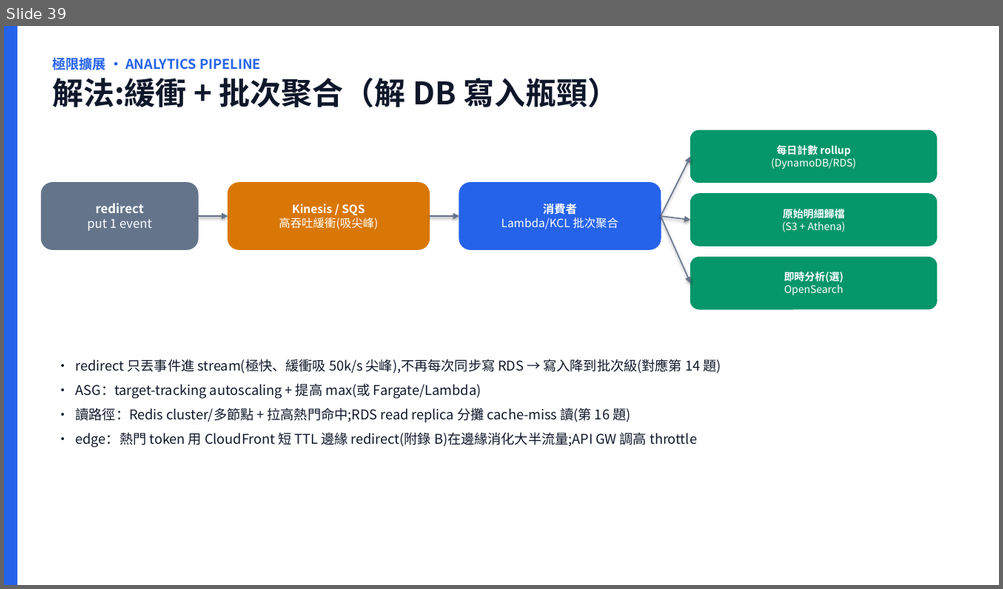
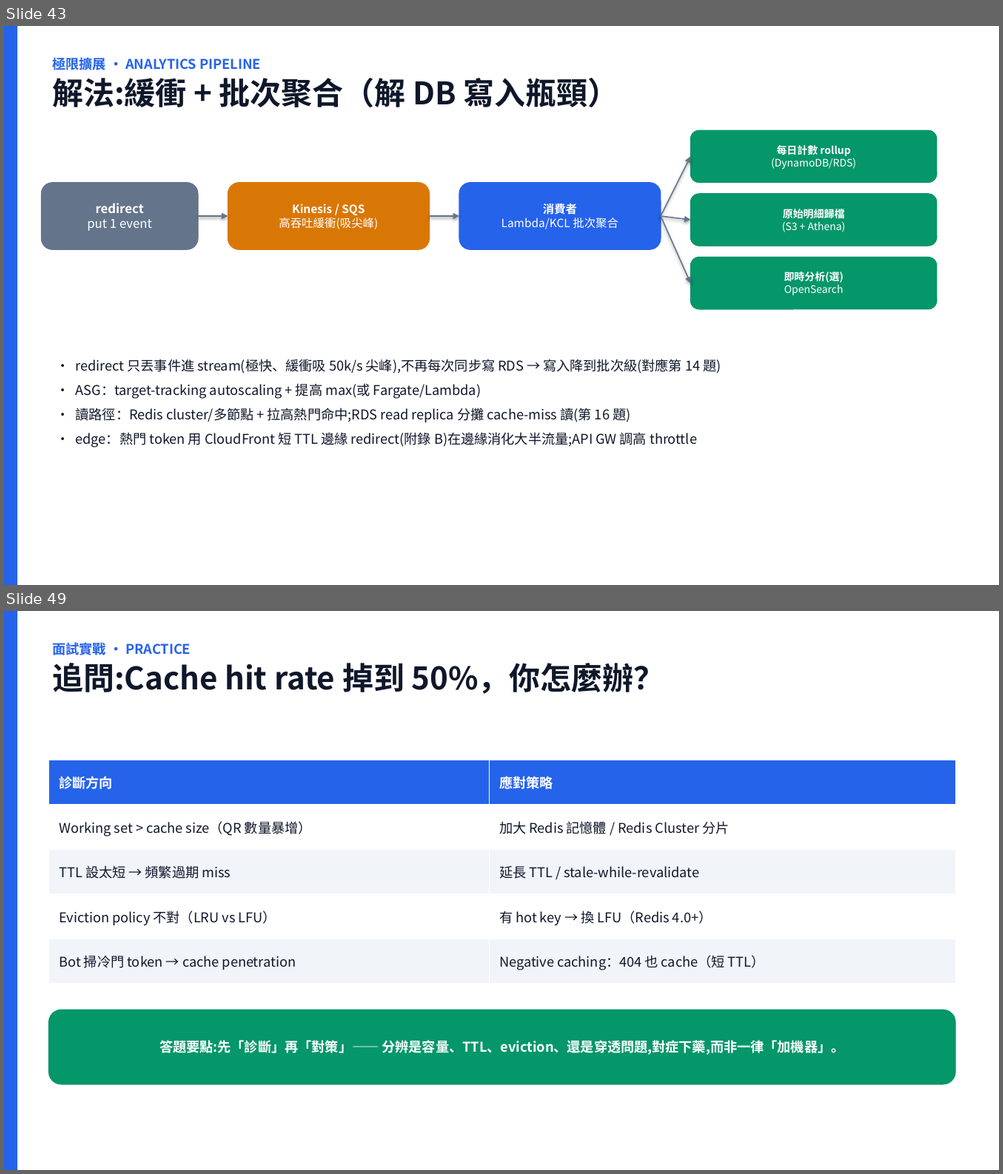
Before and after one commit to scolley31/system-design-demo, a slide deck: QR Code Generator/QR_Code_Generator.pptx. Shown one above the other, each under a label of ours: slide 39 before the commit, slides 43 and 49 after it; the slides between them are not shown. The pictures are 1003x589 and 1003x1174 pixels, drawn with LibreOffice and Linux fonts; fonts in the diff are those of the drawing. Boxes give left, top, right and bottom in pixels: in the first picture for what was removed or moved away, otherwise in the second. Text is boxed around its words. In the diff, an @@ line names an element or a change of style, - is before the commit and + after.

Commit message:
week2 講義全補齊: cache hit 量化/選型雙層/CDN TTL 兩難/token scaling/analytics store/即時vs批次/面試框架 (DESIGN 附錄 J擴充+K+L, PPT +10 頁→49) [skip ci]

```diff
--- a/QR Code Generator/QR_Code_Generator.pptx
+++ b/QR Code Generator/QR_Code_Generator.pptx
@@ slide 49 added at (x1=4, y1=611, x2=999, y2=1170), background #FFFFFF @@
@@ rectangle added at (x1=4, y1=611, x2=17, y2=1170), fill #2563EB @@
@@ text added at (x1=52, y1=640, x2=665, y2=694), 30 pt, text #0F172A, bold @@
+面試實戰 · PRACTICE
+追問:Cache hit rate 掉到 50%，你怎麼辦？
@@ table added at (x1=48, y1=760, x2=956, y2=984), 5 rows, 2 columns @@
+診斷方向 | 應對策略
+Working set > cache size（QR 數量暴增） | 加大 Redis 記憶體 / Redis Cluster 分片
+TTL 設太短 → 頻繁過期 miss | 延長 TTL / stale-while-revalidate
+Eviction policy 不對（LRU vs LFU） | 有 hot key → 換 LFU（Redis 4.0+）
+Bot 掃冷門 token → cache penetration | Negative caching：404 也 cache（短 TTL）
@@ rounded rectangle added at (x1=48, y1=1010, x2=956, y2=1085), fill #059669, outline #059669 0.75 pt, 13 pt, text #FFFFFF, bold @@
+答題要點:先「診斷」再「對策」—— 分辨是容量、TTL、eviction、還是穿透問題,對症下藥,而非一律「加機器」。
@@ what was slide 39 is now slide 43 @@
```
Also in this commit, not shown: 9 other slides added, 2 other files.
